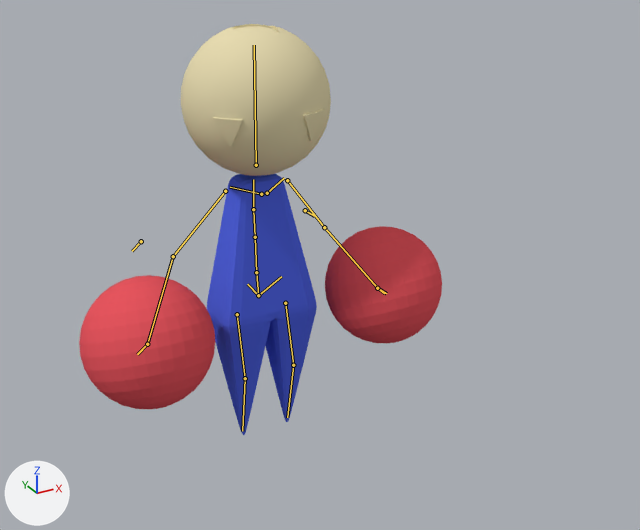
A saved change to the Blender file WallKick_UnityProject/Assets/PlayerCharacter.blend.
One viewpoint serves both versions: a camera (50 mm lens) standing at (-4.92, -10.71, 7.97) and looking at (-0.11, -1.96, 3.59). Every picture has the same lights, and +X, +Y and +Z are marked at lower left. The bones that bend it are drawn over the model as lines.

In view in the first picture: 'Body', 'Head', 'LeftPunch', 'RightPunch'.
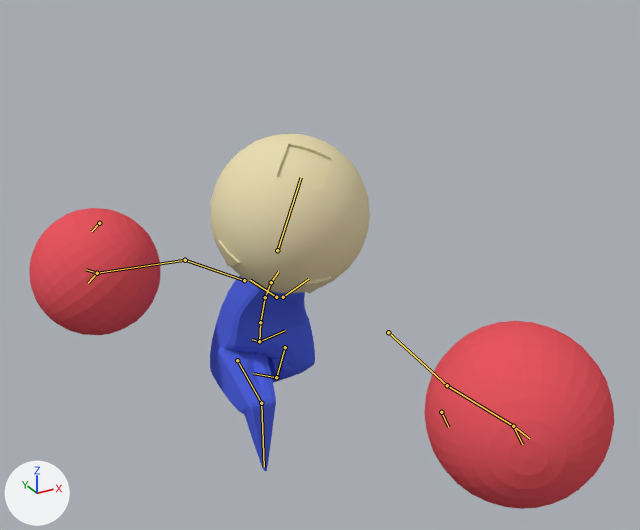
The newer file adds an action. The first version stands in its rest pose; the second is drawn at frame 8 of the action 'Punch_Straight'.

Boxes [x1, y1, x2, y2] around the edits, measured in the pictures (640 x 530 px):
'LeftPunch', posed (62% wider, 60% taller): before [325, 226, 442, 343]; after [424, 321, 614, 509]
'Head', posed (7% wider): before [181, 24, 331, 176]; after [210, 134, 370, 294]
'RightPunch', posed: before [79, 275, 215, 409]; after [29, 208, 160, 335]
'Body', posed (25% shorter): before [207, 174, 317, 435]; after [210, 276, 315, 471]
bone 'spine', root to tip: before (258, 295) to (256, 272); after (259, 341) to (260, 322)
bone 'spine.001', root to tip: before (256, 272) to (255, 237); after (260, 322) to (265, 297)
bone 'spine.002', root to tip: before (255, 237) to (253, 209); after (265, 297) to (271, 282)
bone 'spine.003', root to tip: before (253, 209) to (253, 179); after (271, 282) to (278, 271)
bone 'spine.006', root to tip: before (256, 165) to (254, 45); after (277, 250) to (301, 177)
bone 'upper_arm.L', root to tip: before (287, 180) to (324, 227); after (388, 332) to (447, 385)
bone 'thigh.L', root to tip: before (285, 303) to (293, 365); after (285, 347) to (276, 377)
bone 'shin.L', root to tip: before (293, 365) to (287, 417); after (276, 377) to (253, 373)
bone 'thigh.R', root to tip: before (237, 314) to (245, 378); after (237, 360) to (261, 403)
bone 'shin.R', root to tip: before (245, 378) to (242, 431); after (261, 403) to (264, 467)
bone 'hand_IK.L', root to tip: before (377, 288) to (386, 293); after (513, 426) to (522, 444)
bone 'elbow.L', root to tip: before (305, 210) to (314, 216); after (441, 412) to (448, 427)
bone 'hand_IK.R', root to tip: before (147, 344) to (137, 354); after (97, 273) to (88, 283)

The edits, one by one:
Bone 'spine' (bone_spine) moves from (0.0, 0.0, 0.0) to (-0.001, -0.314, -0.039).
Bone 'spine' (bone_spine) turns from (0, 0, 0) to (16, 0, 0) degrees about its own x, y and z.
Bone 'spine.001' (bone_spine_001) turns from (0, 0, 0) to (9, -14, -1) degrees about its own x, y and z.
Bone 'spine.002' (bone_spine_002) turns from (0, 0, 0) to (13, 0, -2) degrees about its own x, y and z.
Bone 'spine.003' (bone_spine_003) turns from (0, 0, 0) to (6, 0, -1) degrees about its own x, y and z.
Bone 'spine.006' (bone_spine_006) moves from (0.0, 0.0, 0.0) to (-0.026, 0.016, -0.114).
Bone 'spine.006' (bone_spine_006) turns from (0, 0, 0) to (-9, -12, 4) degrees about its own x, y and z.
Bone 'upper_arm.L' (bone_upper_arm_l) moves from (0.0, 0.0, 0.0) to (-0.529, -0.284, 0.525).
Bone 'thigh.L' (bone_thigh_l) turns from (0, 0, 0) to (29, 0, -4) degrees about its own x, y and z.
Bone 'shin.L' (bone_shin_l) turns from (0, 0, 0) to (10, 0, 0) degrees about its own x, y and z.
Bone 'thigh.R' (bone_thigh_r) turns from (0, 0, 0) to (-82, 4, 6) degrees about its own x, y and z.
Bone 'shin.R' (bone_shin_r) turns from (0, 0, 0) to (54, 3, -5) degrees about its own x, y and z.
Bone 'hand_IK.L' (bone_hand_ik_l) moves from (0.0, 0.0, 0.0) to (0.087, -0.546, 2.104).
Bone 'hand_IK.L' (bone_hand_ik_l) turns from (0, 0, 0) to (50, -6, -60) degrees about its own x, y and z.
Bone 'elbow.L' (bone_elbow_l) moves from (0.0, 0.0, 0.0) to (-0.026, 0.155, -0.174).
Bone 'hand_IK.R' (bone_hand_ik_r) moves from (0.0, 0.0, 0.0) to (0.281, -0.112, -0.484).
Bone 'hand_IK.R' (bone_hand_ik_r) turns from (0, 0, 0) to (17, 26, -1) degrees about its own x, y and z.
